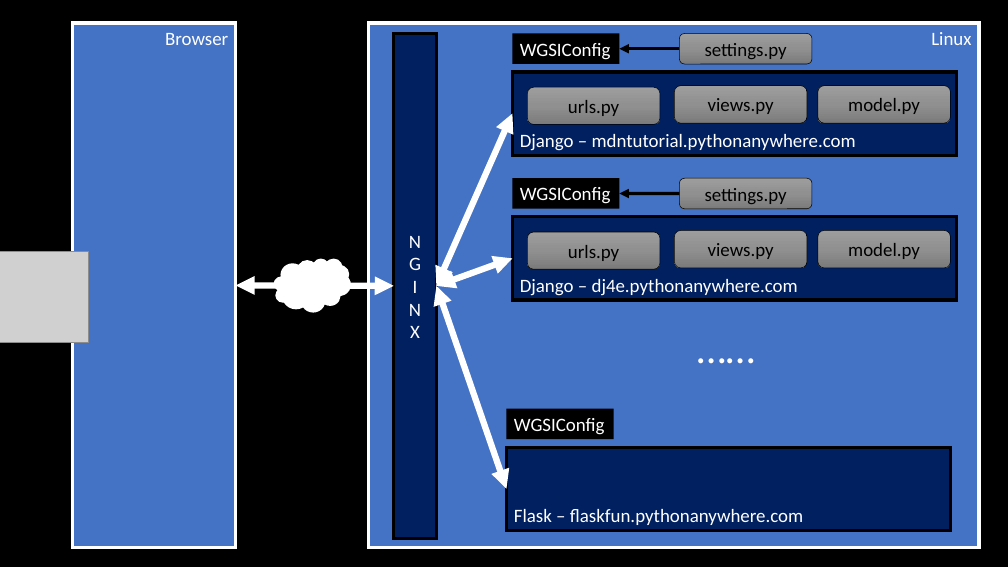
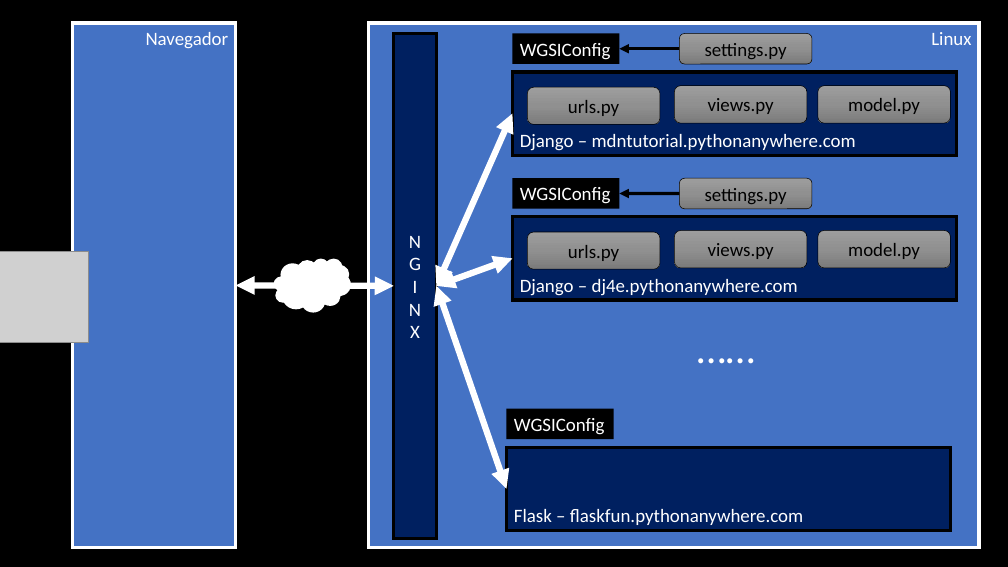
Before and after one commit to juancarlosvb78/dj4e, a slide deck: slide 13 of lectures/DJ-01-Hosting.pptx. Drawn at 1008x567 pixels with LibreOffice and Linux fonts; fonts in the diff are those of the drawing; grey boxes stand for pictures. Boxes give left, top, right and bottom in pixels: in the first picture for what was removed or moved away, otherwise in the second. Text is boxed around its words. In the diff, an @@ line names an element or a change of style, - is before the commit and + after.

```diff
--- a/lectures/DJ-01-Hosting.pptx
+++ b/lectures/DJ-01-Hosting.pptx
@@ text in rectangle at bbox=[146, 32, 229, 48]: text changed @@
-Browser
+Navegador
```
Also in this commit, not shown: 13 other slides changed.
